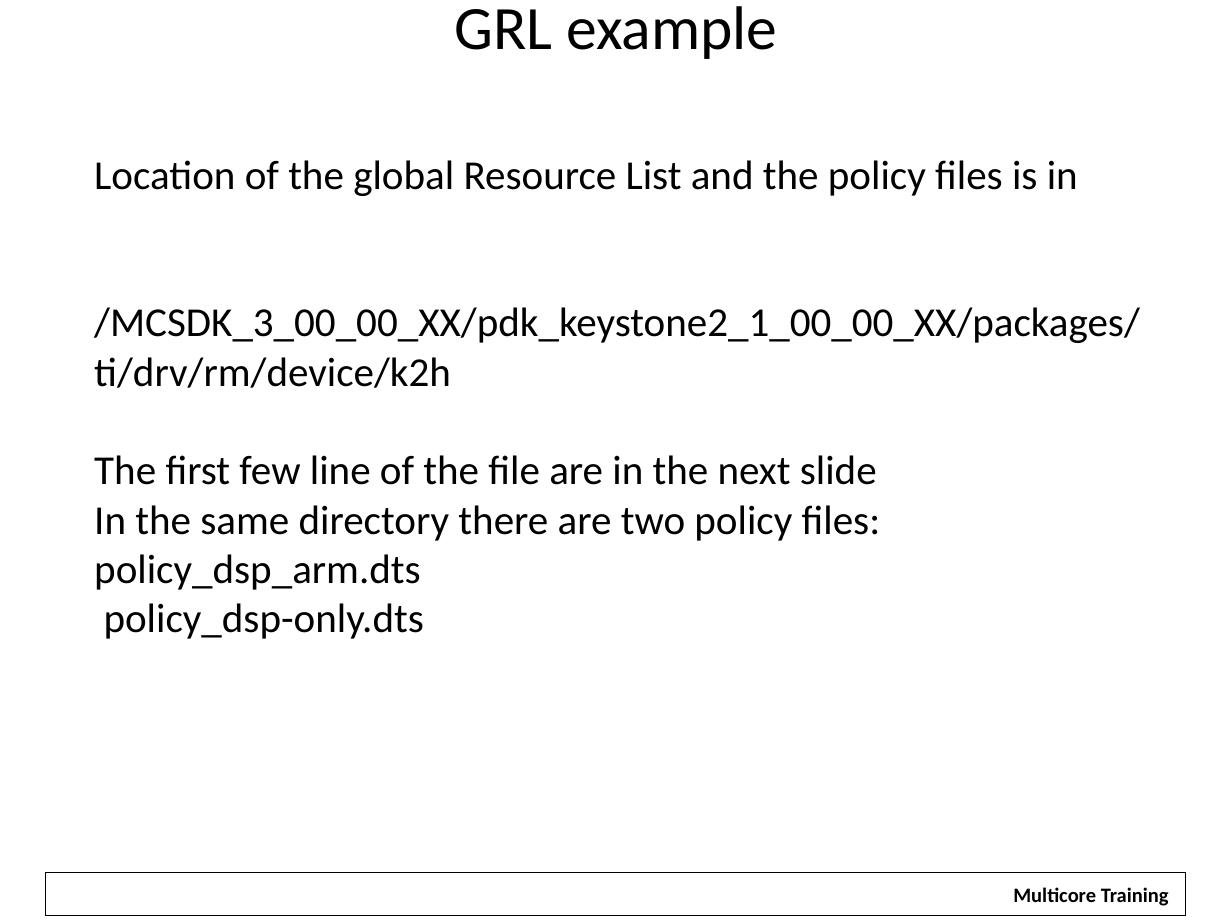
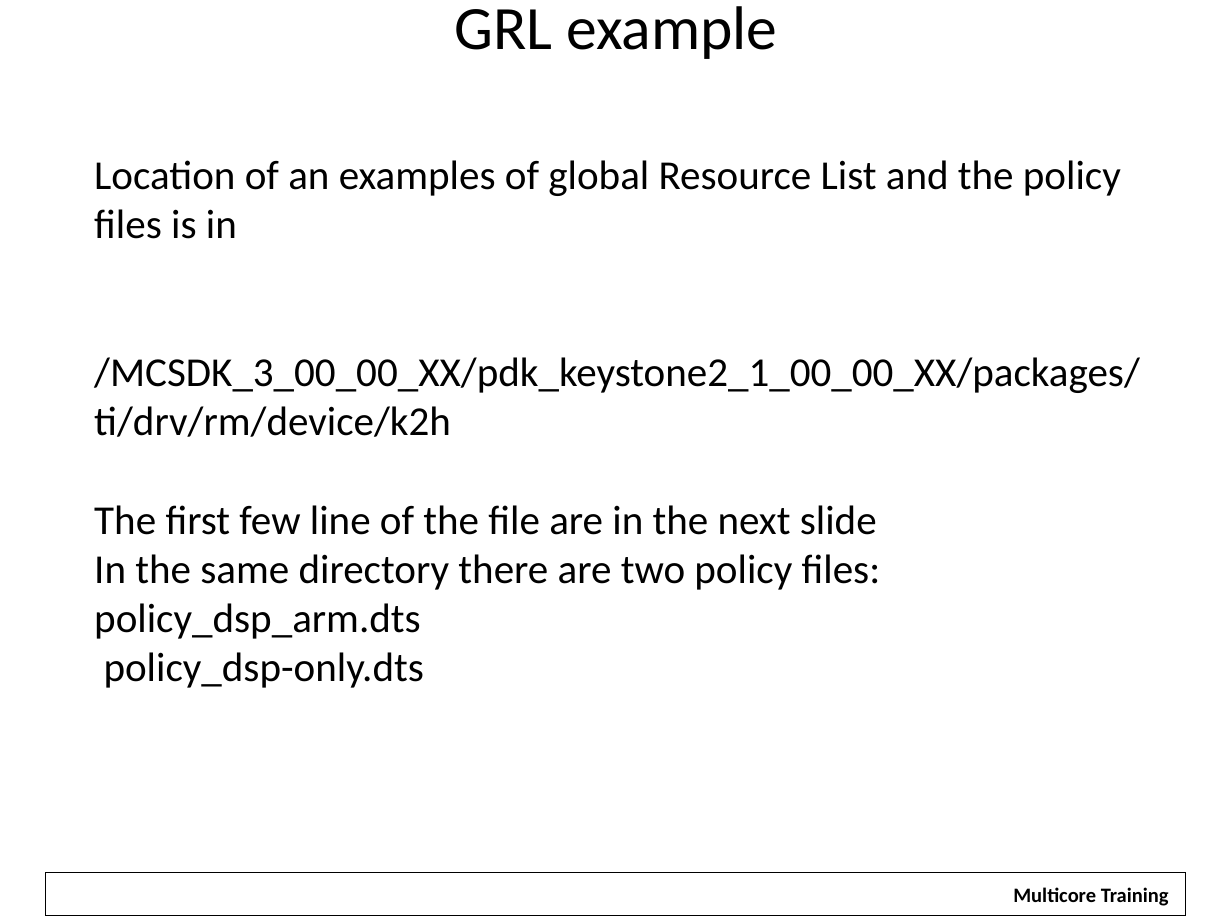
Before and after one commit to hari1989/keystone-workshop, a slide deck: slide 52 of preliminary/Working/presentations/KeyStoneArmDspWorkingTogether.pptx (slide 53 before the commit). Drawn at 1232x924 pixels with LibreOffice and Linux fonts; fonts in the diff are those of the drawing; background and template pictures are left out. Boxes give left, top, right and bottom in pixels: in the first picture for what was removed or moved away, otherwise in the second. Text is boxed around its words. In the diff, an @@ line names an element or a change of style, - is before the commit and + after.

```diff
--- a/preliminary/Working/presentations/KeyStoneArmDspWorkingTogether.pptx
+++ b/preliminary/Working/presentations/KeyStoneArmDspWorkingTogether.pptx
@@ text at (94,160,1121,239): text changed @@
-Location of the global Resource List and the policy files is in
+Location of an examples of global Resource List and the policy files is in
```
Also in this commit, not shown: 20 other slides changed, 8 slides added, 2 slides removed.
